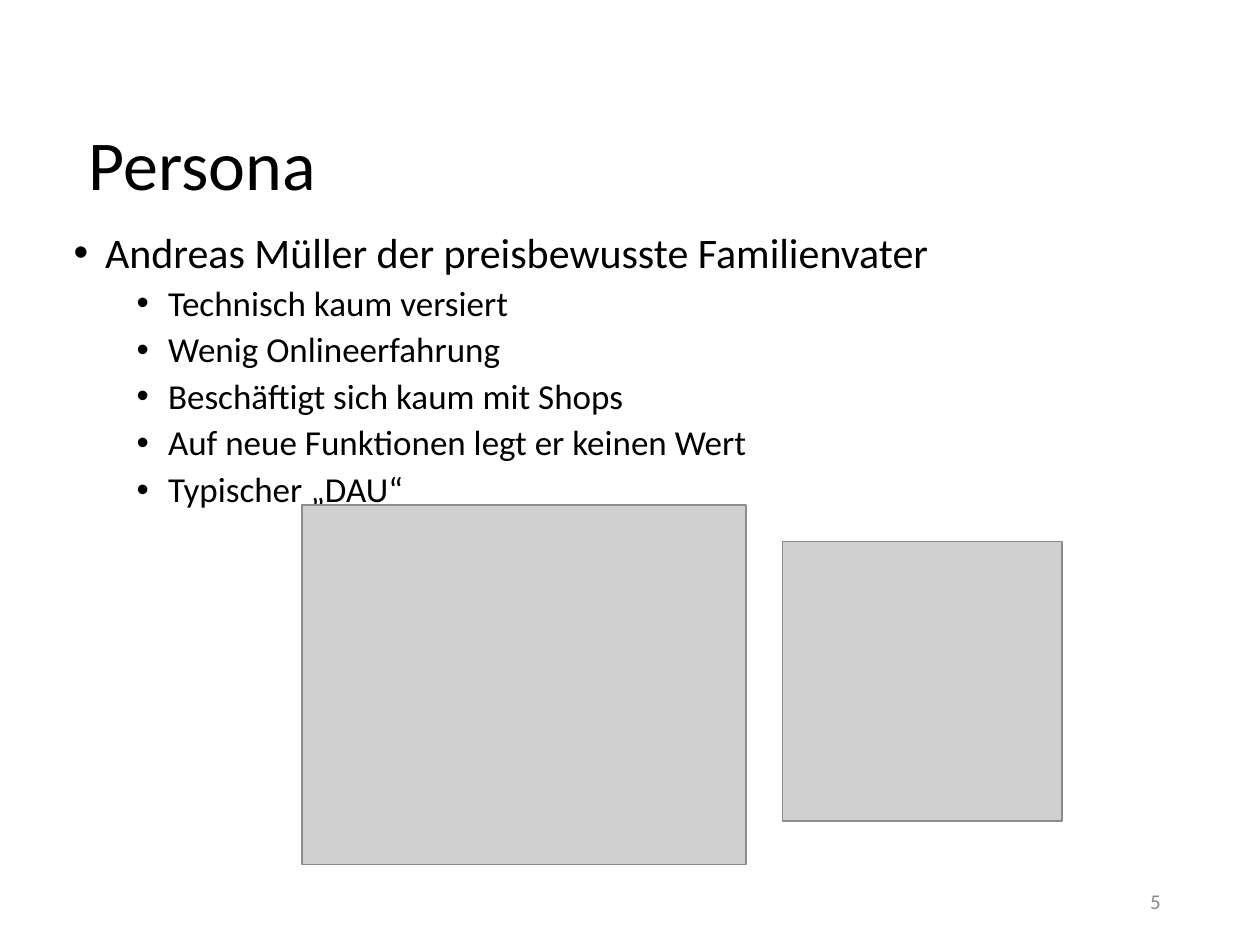
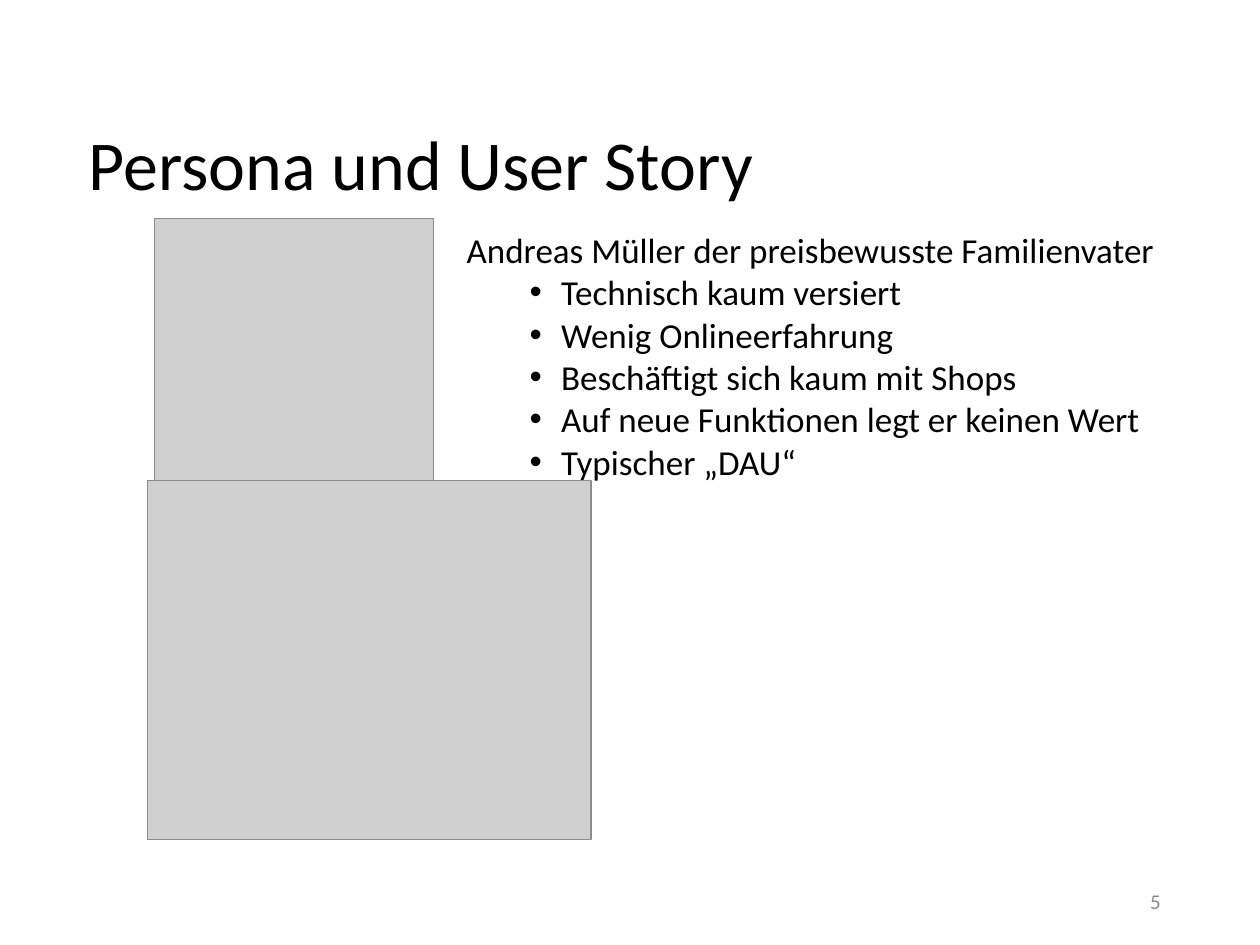
Before and after one commit to JavanXD/YAAW-Pricetracker, a slide deck: slide 5 of Präsentation/Präsentation Gruppe 2.pptx. Drawn at 1260x945 pixels with LibreOffice and Linux fonts; fonts in the diff are those of the drawing; grey boxes stand for pictures; background and template pictures are left out. Boxes give left, top, right and bottom in pixels: in the first picture for what was removed or moved away, otherwise in the second. Text is boxed around its words. In the diff, an @@ line names an element or a change of style, - is before the commit and + after.

Commit message:
Änderung Präsentation User Story

```diff
--- a/Präsentation/Präsentation Gruppe 2.pptx
+++ b/Präsentation/Präsentation Gruppe 2.pptx
@@ title at box(89, 141, 753, 202): text changed @@
-Persona
+Persona und User Story
@@ picture: place and size @@
-picture at box(782, 542, 1062, 822)
+picture at box(154, 219, 433, 499)
@@ text "Andreas Müller der preisbewusste Familienvater": place and size @@
-text "Andreas Müller der preisbewusste Familienvater" at box(105, 238, 928, 511)
+text "Andreas Müller der preisbewusste Familienvater" at box(467, 238, 1153, 484)
@@ text "Andreas Müller der preisbewusste Familienvater" at box(467, 238, 1153, 484): size 24 to 20 pt in "Andreas Müller der preisbewusste Familienvater"; bullet • to none; line spacing 0.9 to 0.8 @@
@@ picture: place and size @@
-picture at box(302, 505, 746, 864)
+picture at box(147, 480, 591, 839)
```
Also in this commit, not shown: 1 other slide changed, 1 slide added, 1 slide removed.
